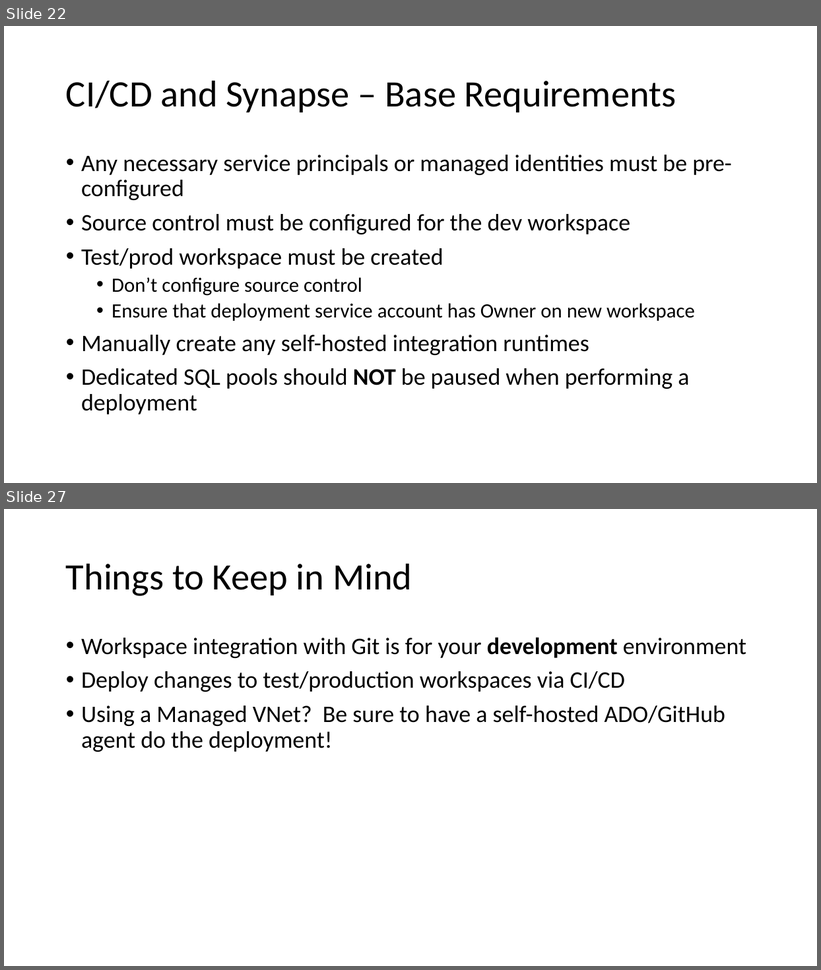
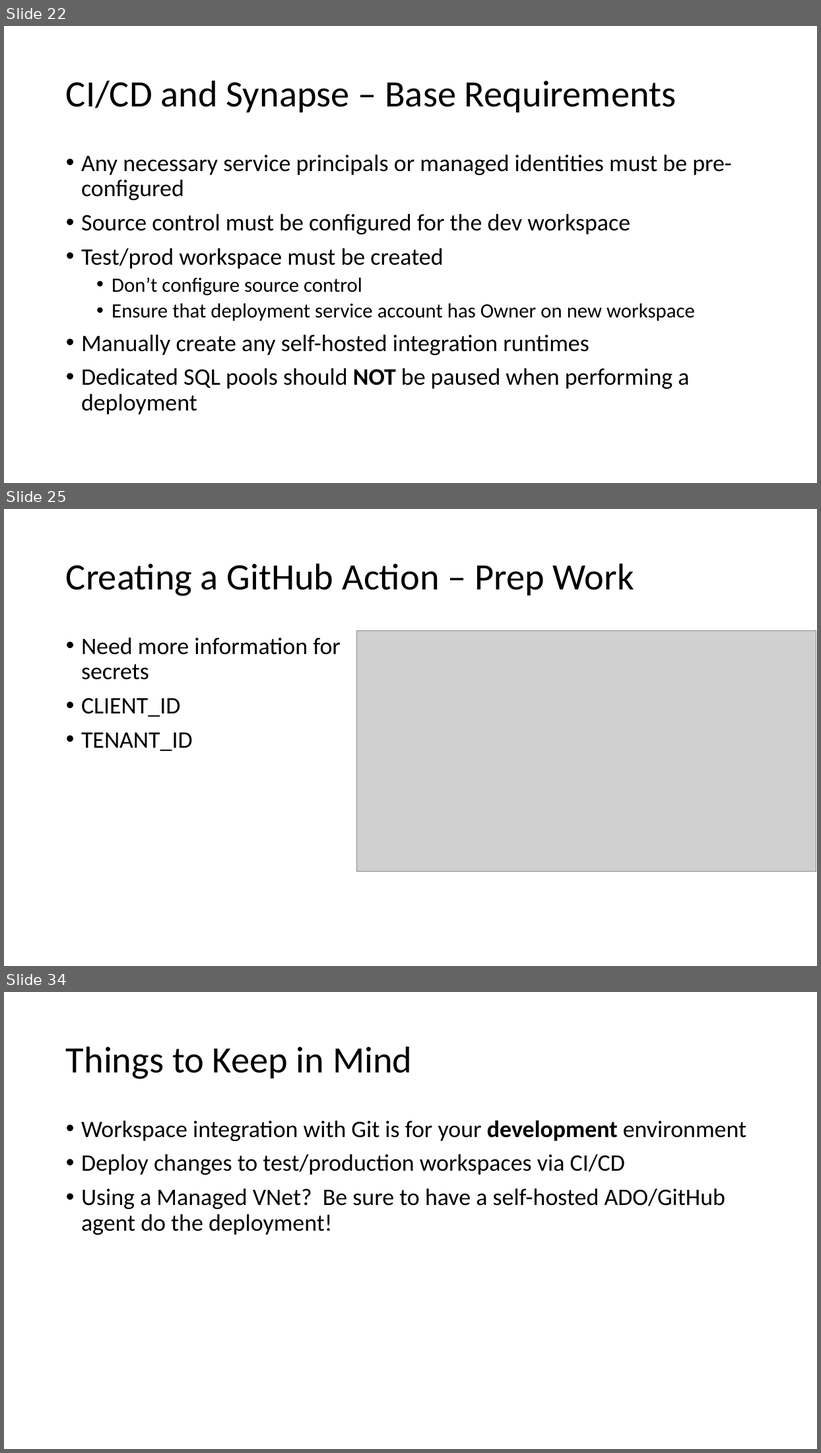
Before and after one commit to solliancenet/precon-synapse-power-bi, a slide deck: Slides/02 - Synapse Development.pptx. Shown one above the other, each under a label of ours: slides 22 and 27 before the commit, slides 22, 25 and 34 after it; the slides between them are not shown. The pictures are 821x970 and 821x1453 pixels, drawn with LibreOffice and Linux fonts; fonts in the diff are those of the drawing; grey boxes stand for pictures. Boxes give left, top, right and bottom in pixels: in the first picture for what was removed or moved away, otherwise in the second. Text is boxed around its words. In the diff, an @@ line names an element or a change of style, - is before the commit and + after.

```diff
--- a/Slides/02 - Synapse Development.pptx
+++ b/Slides/02 - Synapse Development.pptx
@@ slide 25 added at box(4, 509, 817, 966), background #FFFFFF @@
@@ title added at box(66, 563, 634, 596), 44 pt, text #000000 @@
+Creating a GitHub Action – Prep Work
@@ text added at box(81, 638, 341, 751), 28 pt, text #000000 @@
+• Need more information for secrets
+• CLIENT_ID
+• TENANT_ID
@@ picture added at box(357, 631, 816, 872) @@
@@ what was slide 27 is now slide 34 @@
```
Also in this commit, not shown: 3 slides changed, 7 other slides added, 1 slide removed, 1 other file.
